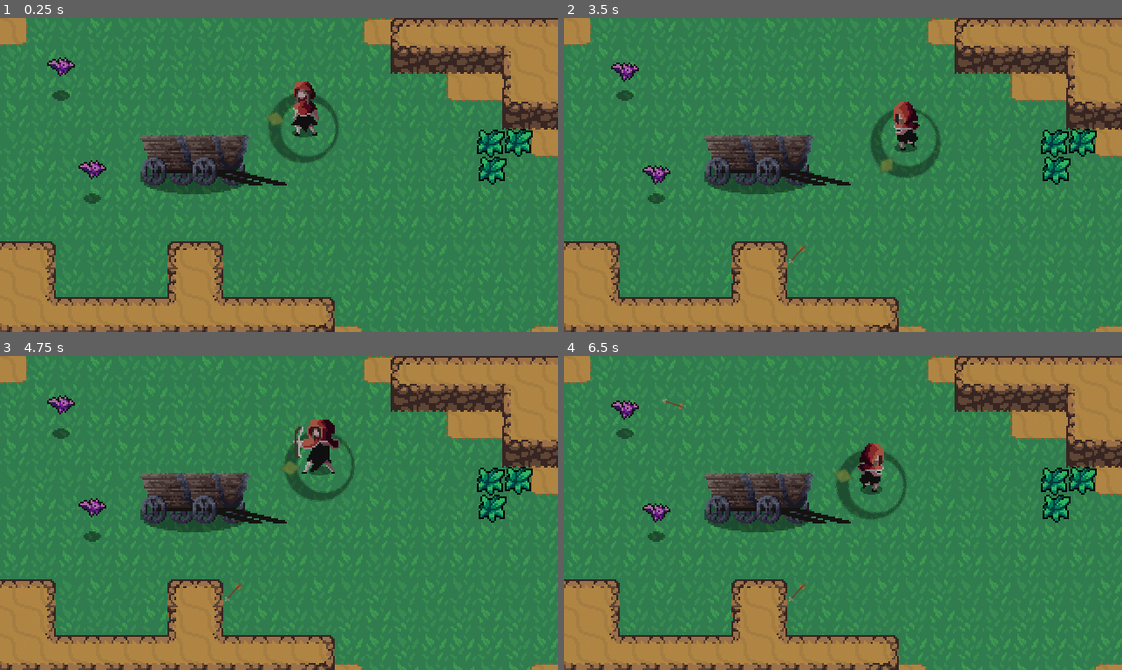
Above: before the commit, frames 1-4 (two rows, left to right).
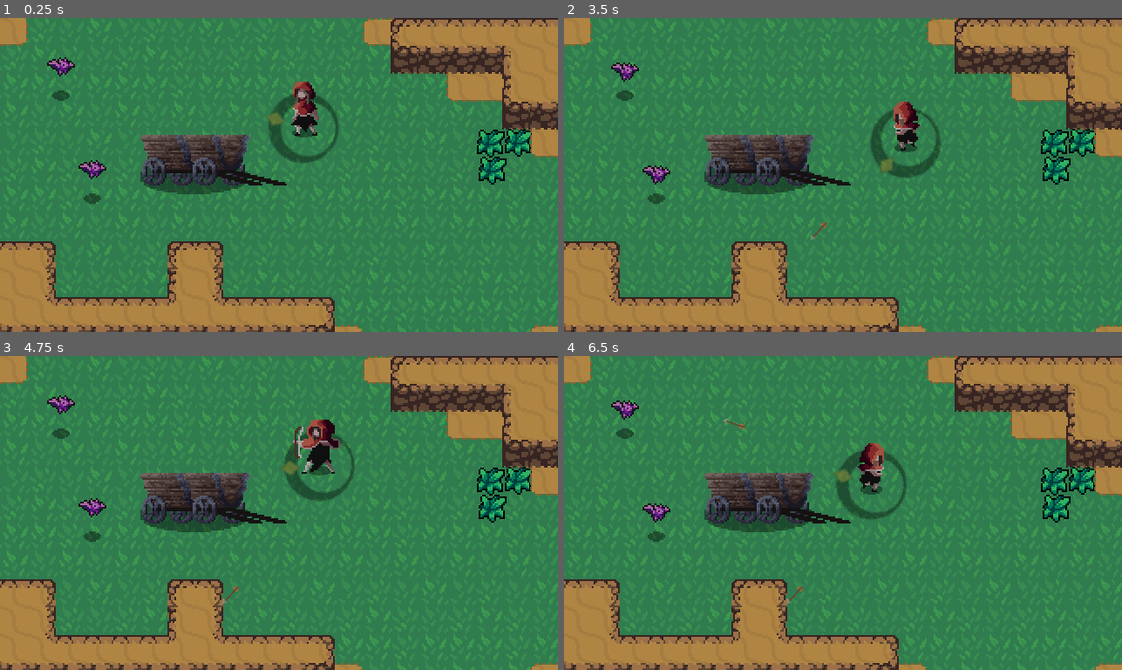
Above: after the commit, the same moments.

Repository: 2BytesGoat/godot-games
Game: Godot game, scene res://World/World.tscn
Same seed, same stepped clock (60 frames per second), same inputs: the game is played once before the commit and once after it.
Inputs (mouse positions are in pixels of both pictures, inside the frame that each line leads up to):
- Up to frame 1 (0.25 s): no input
- Up to frame 2 (3.5 s): move the mouse to (965, 159) at 0.52 s; hold Right (ui_right) 0.53-1.28 s; click (965, 159) at 0.6 s; move the mouse to (731, 190) at 1.27 s; hold Down (ui_down) 1.28-2.03 s; right-click (731, 190) at 1.35 s; move the mouse to (898, 105) at 2.02 s; hold Right (ui_right) 2.03-2.78 s; click (898, 105) at 2.1 s; move the mouse to (815, 237) at 2.77 s; hold Up (ui_up) from 2.78 s (still down); right-click (815, 237) at 2.85 s
- Up to frame 3 (4.75 s): move the mouse to (446, 560) at 3.52 s; release Up (ui_up) at 3.53 s; hold Left (ui_left) from 3.53 s (still down); click (446, 560) at 3.6 s; move the mouse to (111, 465) at 4.27 s; right-click (111, 465) at 4.35 s
- Up to frame 4 (6.5 s): move the mouse to (870, 513) at 5.02 s; release Left (ui_left) at 5.03 s; hold Down (ui_down) 5.03-5.78 s; click (870, 513) at 5.1 s; move the mouse to (759, 434) at 5.77 s; hold Right (ui_right) from 5.78 s (still down); right-click (759, 434) at 5.85 s

The runs differ from the first frame. In frame 1, less than 0.1% of the frame differs, in the area x 91-96%, y 35-43%; in frame 2, less than 0.1%; in frame 3, less than 0.1%; in frame 4, 0.1%, in the area x 17-96%, y 13-79%.

Commit message:
Bugfix arrow interacts with hurtboxes

Diff:
--- a/hearthbeast_with_a_twist/Objects/Carriage.tscn
+++ b/hearthbeast_with_a_twist/Objects/Carriage.tscn
@@ -8,6 +8,8 @@
 height = 41.7381
 
 [node name="Carriage" type="StaticBody2D"]
+collision_layer = 2147483649
+collision_mask = 0
 
 [node name="LargeShadow" type="Sprite" parent="."]
 position = Vector2( -7.22923, 17.0178 )
--- a/hearthbeast_with_a_twist/Player/Player.gd
+++ b/hearthbeast_with_a_twist/Player/Player.gd
@@ -3,7 +3,7 @@
 const MAX_SPEED = 75
 const ACCELERATION = 500
 const FRICTION = 500
-const SHOOT_FORCE = 10
+const SHOOT_FORCE = 400
 
 const arrowProjectile = preload("res://Projectiles/Arrow.tscn")
 
--- a/hearthbeast_with_a_twist/Projectiles/Arrow.gd
+++ b/hearthbeast_with_a_twist/Projectiles/Arrow.gd
@@ -1,18 +1,13 @@
-extends KinematicBody2D
+extends Area2D
 
 var velocity = Vector2.ZERO
+var collided = false
 
 func _ready():
 	set_physics_process(false)
 
 func _physics_process(delta):
-	var collision = move_and_collide(velocity)
-	if collision != null:
-		_on_inpact(collision.normal)
-
-func _on_inpact(normal: Vector2):
-	set_physics_process(false)
-	$CollisionShape2D.disabled = true
+	position += velocity * delta
 
 func launch(rot, speed):
 	# Transfer object from player to scene
@@ -25,3 +20,7 @@
 	set_rotation(rot)
 	velocity = Vector2(speed, 0).rotated(rot)
 	set_physics_process(true)
+
+func _on_Arrow_body_entered(body):
+	set_physics_process(false)
+	$CollisionShape2D.disabled = true
--- a/hearthbeast_with_a_twist/Projectiles/Arrow.tscn
+++ b/hearthbeast_with_a_twist/Projectiles/Arrow.tscn
@@ -6,9 +6,9 @@
 [sub_resource type="RectangleShape2D" id=1]
 extents = Vector2( 6.53295, 1.49814 )
 
-[node name="Arrow" type="KinematicBody2D"]
-collision_layer = 4
-collision_mask = 9
+[node name="Arrow" type="Area2D"]
+collision_layer = 0
+collision_mask = 2147483657
 script = ExtResource( 1 )
 
 [node name="Sprite" type="Sprite" parent="."]
@@ -19,3 +19,4 @@
 [node name="CollisionShape2D" type="CollisionShape2D" parent="."]
 position = Vector2( 0, -1.90735e-06 )
 shape = SubResource( 1 )
+[connection signal="body_entered" from="." to="." method="_on_Arrow_body_entered"]
--- a/hearthbeast_with_a_twist/World/Grass.tscn
+++ b/hearthbeast_with_a_twist/World/Grass.tscn
@@ -15,7 +15,7 @@
 texture = ExtResource( 1 )
 
 [node name="HurtBox" parent="." instance=ExtResource( 3 )]
-collision_layer = 8
+collision_layer = 2147483656
 
 [node name="CollisionShape2D" parent="HurtBox" index="0"]
 position = Vector2( 8, 8 )
--- a/hearthbeast_with_a_twist/World/World.tscn
+++ b/hearthbeast_with_a_twist/World/World.tscn
@@ -496,6 +496,12 @@
 [node name="Grass" parent="Background" instance=ExtResource( 7 )]
 position = Vector2( 274.432, 79.6225 )
 
+[node name="Grass2" parent="Background" instance=ExtResource( 7 )]
+position = Vector2( 289.635, 63.7126 )
+
+[node name="Grass3" parent="Background" instance=ExtResource( 7 )]
+position = Vector2( 273.372, 64.0662 )
+
 [node name="DirtPathTileMap" type="TileMap" parent="."]
 modulate = Color( 0.89, 0.89, 0.6675, 0.960784 )
 tile_set = SubResource( 1 )
@@ -522,11 +528,5 @@
 [node name="Bat2" parent="YSort" instance=ExtResource( 3 )]
 position = Vector2( 53.1082, 103.311 )
 
-[node name="Carriage" parent="YSort" instance=ExtResource( 1 )]
+[node name="Carriage" parent="." instance=ExtResource( 1 )]
 position = Vector2( 118.469, 74.0588 )
-
-[node name="Grass" parent="." instance=ExtResource( 7 )]
-position = Vector2( 289.635, 63.7126 )
-
-[node name="Grass2" parent="." instance=ExtResource( 7 )]
-position = Vector2( 273.372, 64.0662 )
